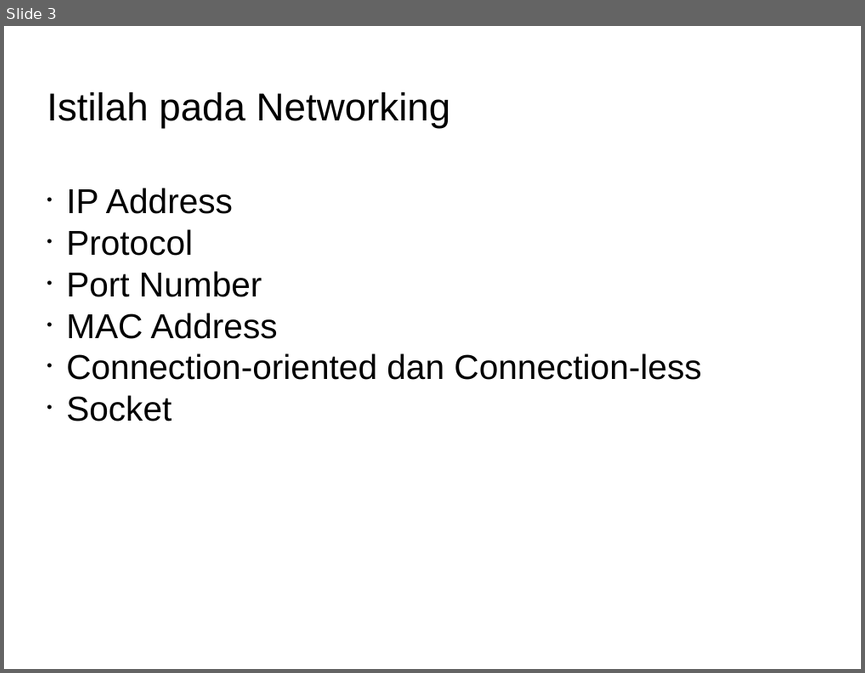
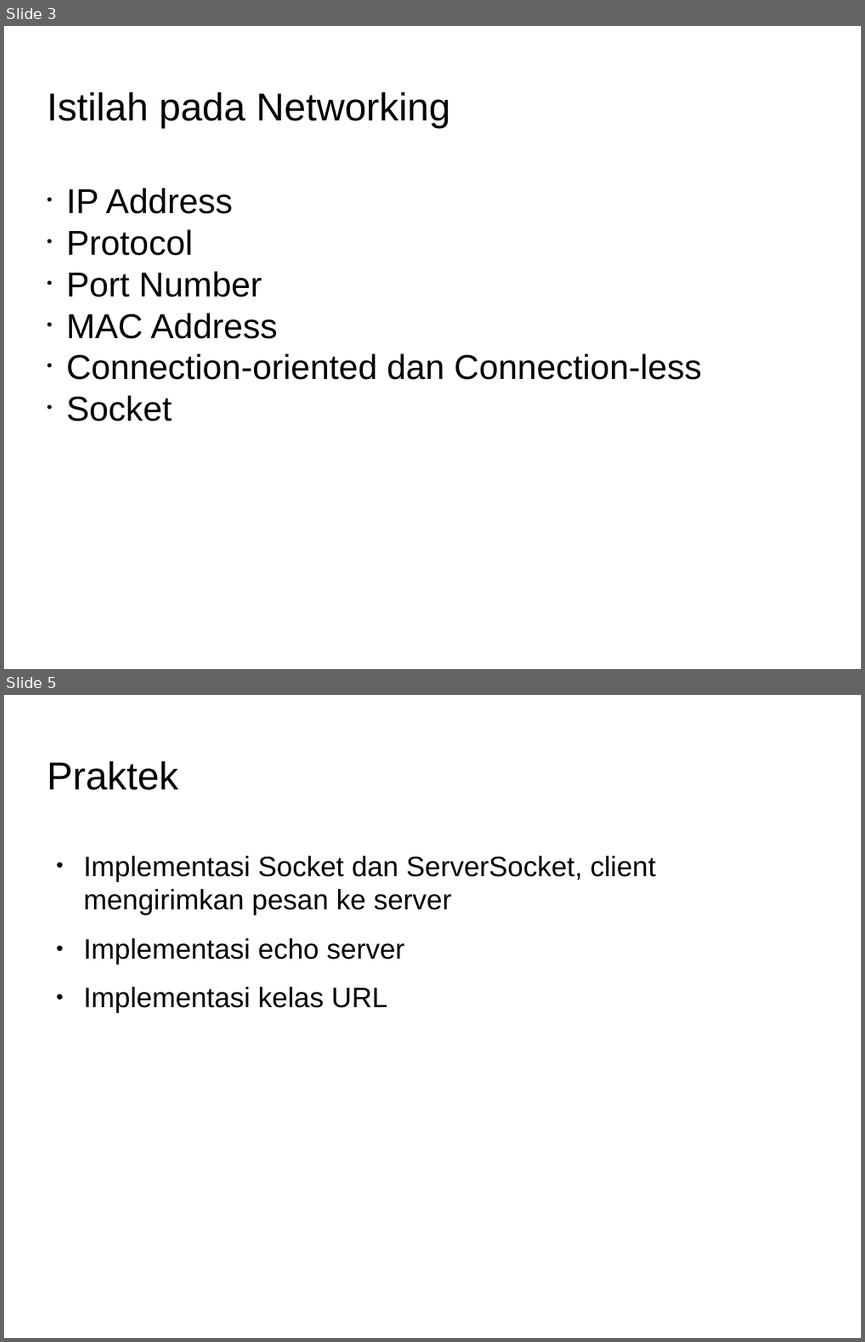
Before and after one commit to Dickyfathur7/pemrograman-komputer-2, a slide deck: 05-networking/slide-networking.odp. Shown one above the other, each under a label of ours: slide 3 before the commit, slides 3 and 5 after it; the slides between them are not shown. The pictures are 865x673 and 865x1342 pixels, drawn with LibreOffice and Linux fonts; fonts in the diff are those of the drawing; background and template pictures are left out. Boxes give left, top, right and bottom in pixels: in the first picture for what was removed or moved away, otherwise in the second. Text is boxed around its words. In the diff, an @@ line names an element or a change of style, - is before the commit and + after.

Commit message:
penambahan materi praktek

```diff
--- a/05-networking/slide-networking.odp
+++ b/05-networking/slide-networking.odp
@@ slide 5 added at box(4, 695, 861, 1338), background picture (left out) @@
@@ title added at box(46, 761, 178, 790), 36 pt, text #000000 @@
+Praktek
@@ text added at box(84, 856, 656, 1013), 26 pt, text #000000 @@
+● Implementasi Socket dan ServerSocket, client mengirimkan pesan ke server
+● Implementasi echo server
+● Implementasi kelas URL
```
Also in this commit, not shown: 1 other slide added.
